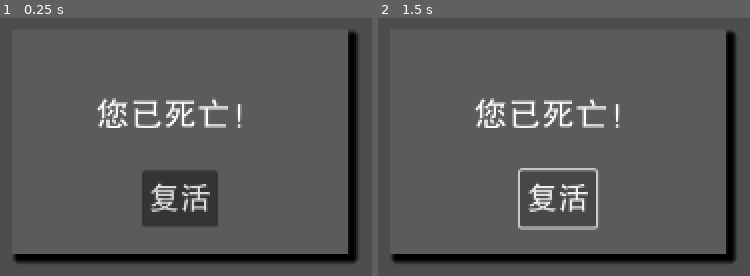
Above: before the commit, frames 1-2 (left to right).
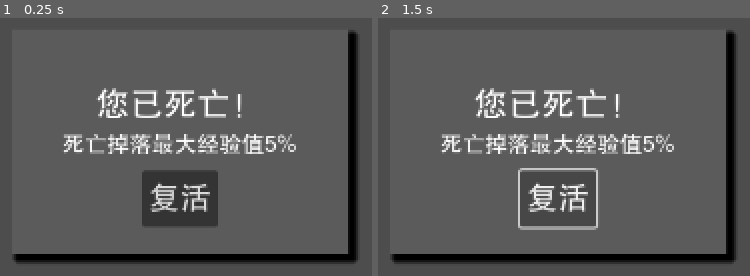
Above: after the commit, the same moments.

Repository: limingboGitHub/TextAdventure
Game: Godot game, scene res://src/scenes/dialog/dead_dialog.tscn
Same seed, same stepped clock (60 frames per second), same inputs: the game is played once before the commit and once after it. This scene is started directly instead of the project's main scene.
Inputs:
- Up to frame 1 (0.25 s): no input
- Up to frame 2 (1.5 s): click "复活" at 0.5 s; click "复活" at 1.25 s

The runs differ from the first frame. In frame 1, 5.3% of the frame differs, in the area x 17-80%, y 27-53%; in frame 2, 5.3%.

Commit message:
feat: 更新死亡对话框布局，新增经验值提示信息

Diff:
--- a/src/scenes/dialog/dead_dialog.tscn
+++ b/src/scenes/dialog/dead_dialog.tscn
@@ -25,13 +25,30 @@
 anchor_right = 0.5
 anchor_bottom = 0.5
 offset_left = -75.0
-offset_top = -41.0
+offset_top = -50.0
 offset_right = 75.0
-offset_bottom = 1.0
+offset_bottom = -8.0
 grow_horizontal = 2
 grow_vertical = 2
 theme = ExtResource("2_82ynr")
 text = "您已死亡！"
+
+[node name="Label2" type="Label" parent="Back"]
+layout_mode = 1
+anchors_preset = 8
+anchor_left = 0.5
+anchor_top = 0.5
+anchor_right = 0.5
+anchor_bottom = 0.5
+offset_left = -105.0
+offset_top = -9.0
+offset_right = 104.0
+offset_bottom = 14.0
+grow_horizontal = 2
+grow_vertical = 2
+theme = ExtResource("2_82ynr")
+theme_override_font_sizes/font_size = 20
+text = "死亡掉落最大经验值5%"
 
 [node name="ReviveBt" type="Button" parent="Back"]
 layout_mode = 1
